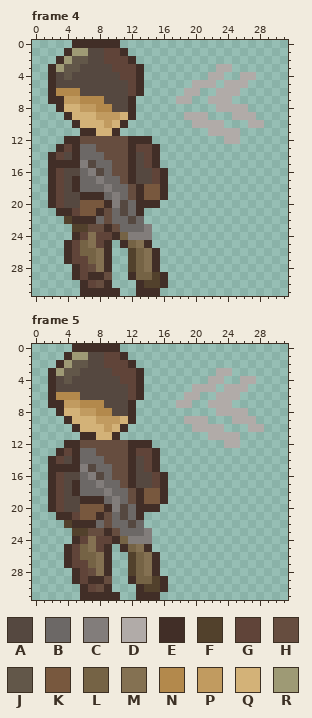
Pixel-art file, stored at Game Sprites/With new color/Sprite With Animation/Fixed/Take hit/character Take Damage.aseprite. Above: the version before the commit.
32x32 pixels, 8 frames. Shown: frame 4, frame 5. The commit also changed other frames, which this record leaves out.
Visible layers, top first: "Character 1/Effect", "Character 1/Right Hand", "Character 1/Weapon", "Character 1/Left Hand", "Character 1/Hair", "Character 1/Head", "Character 1/Body", "Character 1/Right leg", "Character 1/Left leg".
Palette (. is transparent): A #554840  B #6c6866  C #827d7b  D #b1aba8  E #412e27  F #52412c  G #604439  H #664d3f  J #625749  K #78583e  L #756345  M #847152  N #b3894c  P #c19b60  Q #d3b278  R #9e9a75
Pixels before, frame 4, first column x 2:
 0 ...EEEEEE..................
 1 ..ERRAAGGE.................
 2 .ERJJAAGGGE................
 3 ERJJAAAAGGGE.........DD....
 4 EAJAAAAAAGGE........DD..DD.
 5 EAAAAAAAAAGE......DDD.DDD..
 6 ENNNAAAAAAGE.....DD..DDD...
 7 EEPPNNNAAAE.....DD..DDD....
 8 .EQQPPNNAAE..........DDDD..
 9 ..EQQQPPPQE......DDD...DDD.
10 ...EQQQPQE........DDDD...DD
11 ....EEQQE...........DDDD...
12 ..EEHHHHHHEEE.........DD...
13 .EGEBBHHHHEGGE.............
14 EGAEBBBHHHEAGE.............
15 EEEECABBHHEAGE.............
16 EGAABCABHHEAAGE............
17 EGAEBBCBBHEAAGE............
18 EGAEBBBCBBHEKKE............
19 EGAAEEEBCBHEKKE............
20 EGAAKKKECABEEE.............
21 .EEGKKEHBABE...............
22 ..FEEEBHBBAB...............
23 ...FFHHEHBBBC..............
24 ...EGMGGELCCC..............
25 ..EGLMGE.ELME..............
26 ..EGLLME..FLME.............
27 ..EGGLME..FLME.............
28 ...EGHME..FLME.............
29 ...EGEEH..ELLFE............
30 ....EGHE...EFFE............
31 ....EEEEE..EEE.............
Pixels before, frame 5, first column x 2:
 0 ...EEEEEE..................
 1 ..ERRAAGGE.................
 2 .ERJJAAGGGE................
 3 ERJJAAAAGGGE.........DD....
 4 EAJAAAAAAGGE........DD..DD.
 5 EAAAAAAAAAGE......DDD.DDD..
 6 ENNNAAAAAAGE.....DD..DDD...
 7 EEPPNNNAAAE.....DD..DDD....
 8 .EQQPPNNAAE..........DDDD..
 9 ..EQQQPPPQE......DDD...DDD.
10 ...EQQQPQE........DDDD...DD
11 ....EEQQE...........DDDD...
12 ..EEHHHHHHEEE.........DD...
13 .EGEBBHHHHEGGE.............
14 EGAEBBBHHHEAGE.............
15 EEEECABBHHEAGE.............
16 EGAABCABHHEAAGE............
17 EGAEBBCBBHEAAGE............
18 EGAEBBBCBBHEKKE............
19 EGAAEEEBCBHEKKE............
20 EGAAKKKECABEEE.............
21 .EEGKKEHBABE...............
22 ..FEEEBHBBAB...............
23 ...FFHHEHBBBC..............
24 ...EGMGGELCCC..............
25 ..EGLMGE.ELME..............
26 ..EGLLME..FLME.............
27 ..EGGLME..FLME.............
28 ...EGHME..FLME.............
29 ...EGEEH..ELLFE............
30 ....EGHE...EFFE............
31 ....EEEEE..EEE.............
And afterwards:
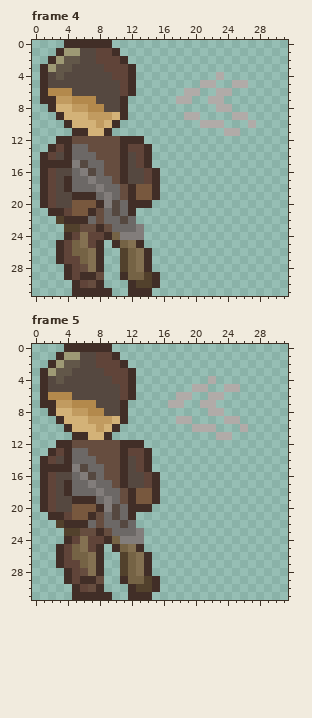
Changes in this commit:
Changed rows in their new state; - is an unchanged pixel.
Frame 4:
first column x 1:
 0 ---E-----.------------------
 1 --ER-A-G-E.-----------------
 2 -ERJ-A-G--E.----------------
 3 ERJ-A---G--E.---------..----
 4 EAJA-----G-E.--------.---..-
 5 EA--------GE.------.---.----
 6 EN--A-----GE.-----------.---
 7 E-P-N--A--E.-----------.----
 8 -EQ-P-N-A-E.------------..--
 9 --EQ--P--QE.--------.-----.-
10 ---EQ--PQE.--------.-------.
11 ----E-Q-E.-----------..-----
12 --E-H-----E--.---------..---
13 -EGEB-H---EG-E.-------------
14 EGAEB--H--EAGE.-------------
15 E---CAB-H-EAGE.-------------
16 EGA-BCABH-EA-GE.------------
17 EGAEB-CB-HEA-GE.------------
18 EGAEB--CB-HEK-E.------------
19 EGA-E--BCBHEK-E.------------
20 EGA-K--ECABE--.-------------
21 -E-GK-EHBABE.---------------
22 --FE--BHB-AB.---------------
23 ---F-H-EHB--C.--------------
24 ---EGMG-ELC--.--------------
25 --EGLMGE.ELME.--------------
26 --EGL-ME.-FLME.-------------
27 --EG-LME.-FLME.-------------
28 ---EGHME.-FLME.-------------
29 ---EGE-H.-EL-FE.------------
30 ----EGHE.--EF-E.------------
31 ----E----.-E--.-------------
Frame 5:
first column x 1:
 0 ---E-----.------------------
 1 --ER-A-G-E.-----------------
 2 -ERJ-A-G--E.----------------
 3 ERJ-A---G--E.---------..----
 4 EAJA-----G-E.---------.--..-
 5 EA--------GE.--------.---.--
 6 EN--A-----GE.----D-.-D-..---
 7 E-P-N--A--E.----D-.-D-..----
 8 -EQ-P-N-A-E.---------D-...--
 9 --EQ--P--QE.-----D-..--D-..-
10 ---EQ--PQE.-----------.--D..
11 ----E-Q-E.-----------.--.---
12 --E-H-----E--.---------..---
13 -EGEB-H---EG-E.-------------
14 EGAEB--H--EAGE.-------------
15 E---CAB-H-EAGE.-------------
16 EGA-BCABH-EA-GE.------------
17 EGAEB-CB-HEA-GE.------------
18 EGAEB--CB-HEK-E.------------
19 EGA-E--BCBHEK-E.------------
20 EGA-K--ECABE--.-------------
21 -E-GK-EHBABE.---------------
22 --FE--BHB-AB.---------------
23 ---F-H-EHB--C.--------------
24 ---EGMG-ELC--.--------------
25 --EGLMGE.ELME.--------------
26 --EGL-ME.-FLME.-------------
27 --EG-LME.-FLME.-------------
28 ---EGHME.-FLME.-------------
29 ---EGE-H.-EL-FE.------------
30 ----EGHE.--EF-E.------------
31 ----E----.-E--.-------------
